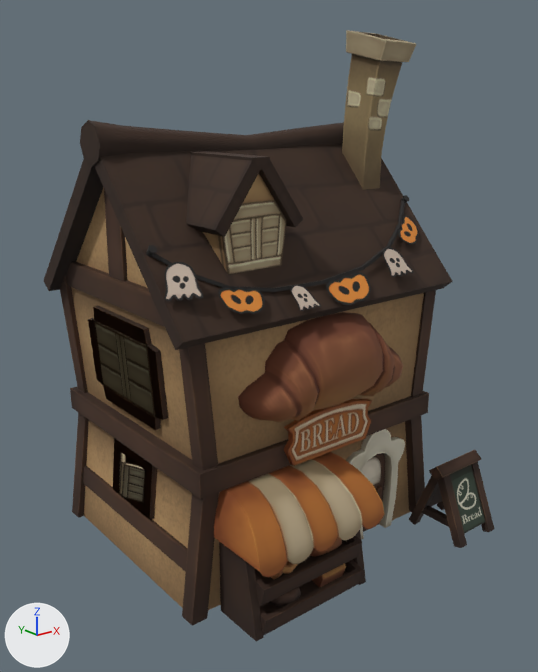
Two versions of the FBX model Assets/5. Resources/Meshes/Meshes/Bakery.fbx, one commit apart.
Before and after are seen from a camera (50 mm lens) standing at (-4.77, -6.07, 4.65) and looking at (-0.15, -0.3, 2.34). Arrows for +X, +Y and +Z are at lower left; the lights stay in place. Where no turn or scale is listed for an object, it has been applied to the vertices.

The older version as bpy lines, for what is in view:
```python
me_mesh = bpy.data.meshes.new('Mesh')
me_mesh.from_pydata(...)  # 1659 vertices, 1282 faces; spans x -1.83..1.57, y -1.84..1.47, z 0.07..4.51
me_mesh.materials.append(mat_house_d)  # picture img_t_bakery_png
me_mesh_001 = bpy.data.meshes.new('Mesh.001')
me_mesh_001.from_pydata(...)  # 84 vertices, 48 faces; spans x -0.335..0.335, y -0.368..0.368, z -0.428..0.428
me_mesh_001.materials.append(mat_house_d)  # picture img_t_bakery_png
me_mesh_002 = bpy.data.meshes.new('Mesh.002')
me_mesh_002.from_pydata(...)  # 44 vertices, 41 faces; spans x 0.92..1.5, y -0.71..-0.12, z 3.63..5.33
me_mesh_002.materials.append(mat_house_d)  # picture img_t_bakery_png
ob_bakery = bpy.data.objects.new('Bakery', me_mesh)
ob_bakery.location = (0.0, 0.0, 0.0)
ob_chimney_001 = bpy.data.objects.new('Chimney_001', me_mesh_002)
ob_chimney_001.location = (0.0, 0.0, 0.02)
ob_sign_001 = bpy.data.objects.new('Sign_001', me_mesh_001)
ob_sign_001.location = (1.44, -1.58, 0.52)
```
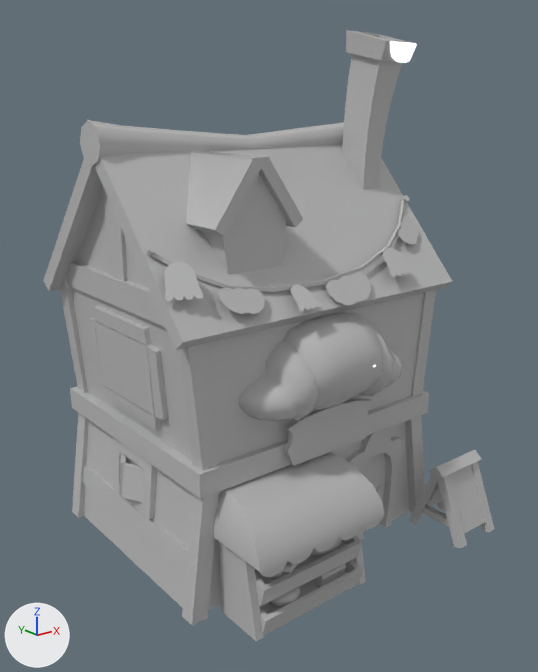
Changed parts and their boxes (x1, y1, x2, y2) in the pictures (538 x 672 px; the box of a moved part takes in the faces that stretch with it):
'Chimney_001', recoloured (brown to grey): (342, 30, 416, 190) in both
'Sign_001', recoloured: (409, 450, 494, 548) in both
part 1 of me_mesh, moved or reshaped: before (113, 438, 152, 519); after (112, 438, 152, 519)
part 2 of me_mesh, recoloured (brown to grey): (44, 120, 453, 642) in both

The edits, one by one:
Material '01 - Default' (mat_01___default) is new.
Its base color is (0.5, 0.5, 0.5) (grey #bcbcbc).
Its roughness is 0.0.
me_mesh_002 has 44 vertices, 41 faces and spans x 0.92..1.5, y -0.71..-0.12, z 3.63..5.33.
me_mesh_002 no longer uses material mat_house_d (picture img_t_bakery_png).
me_mesh_002 now uses material mat_01___default (grey #bcbcbc).
me_mesh_001 has 84 vertices, 48 faces and spans x -0.335..0.335, y -0.368..0.368, z -0.428..0.428.
me_mesh_001 no longer uses material mat_house_d (picture img_t_bakery_png).
me_mesh_001 now uses material mat_01___default (grey #bcbcbc).
me_mesh has 1659 vertices, 1282 faces and spans x -1.83..1.57, y -1.84..1.47, z 0.07..4.51.
me_mesh is used by ob_bakery; location (0.0, 0.0, 0.0).
Part 1, on me_mesh:
4 vertices are removed from x -1.65..-1.59, y -0.18..0.47, z 0.75..1.21.
12 faces are deleted.
4 vertices are added at (-1.66, 0.47, 0.75), (-1.65, 0.34, 0.87), (-1.65, -0.18, 0.87), (-1.6, 0.34, 1.21).
12 new faces join them.
me_mesh part 2: 1270 faces spanning x -1.83..1.57, y -1.84..1.47, z 0.07..4.51 switch from mat_house_d (picture img_t_bakery_png) to mat_01___default (grey #bcbcbc).
